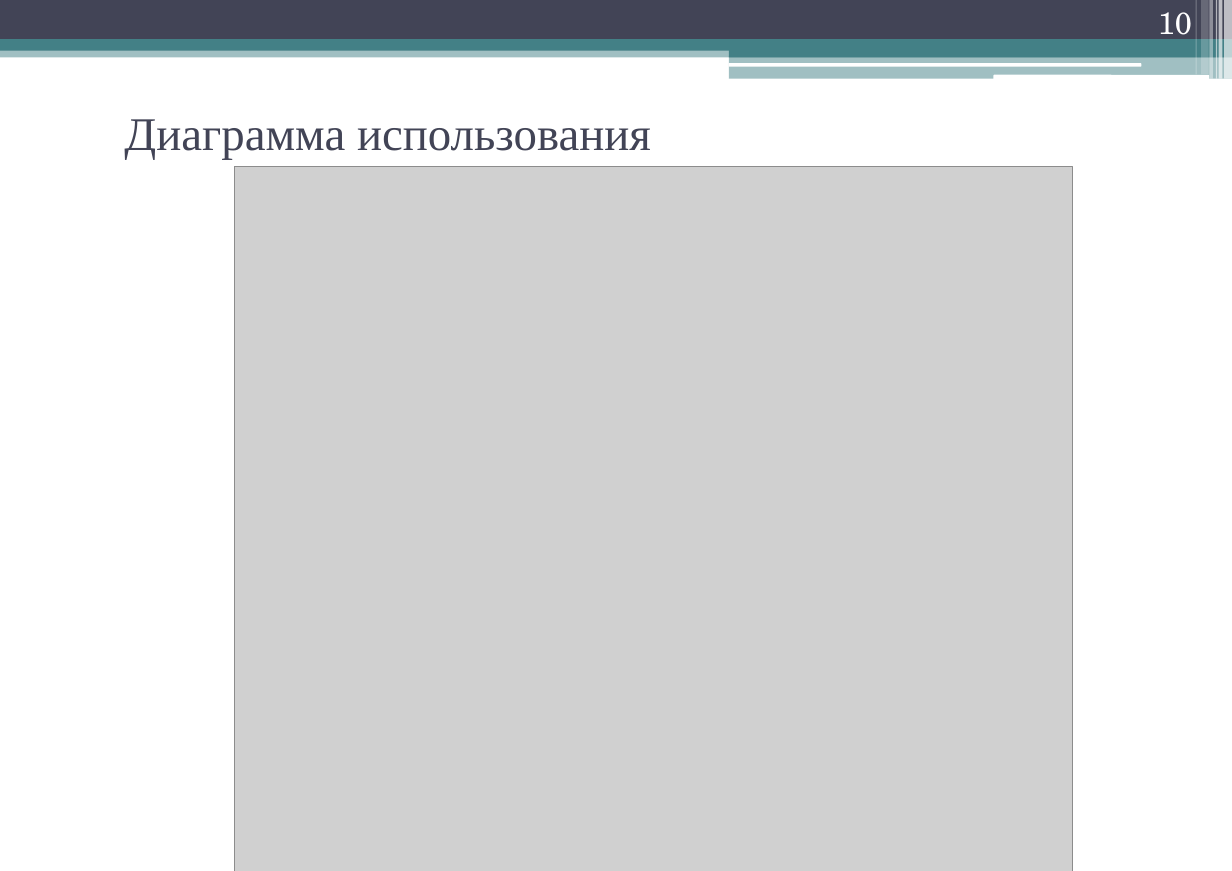
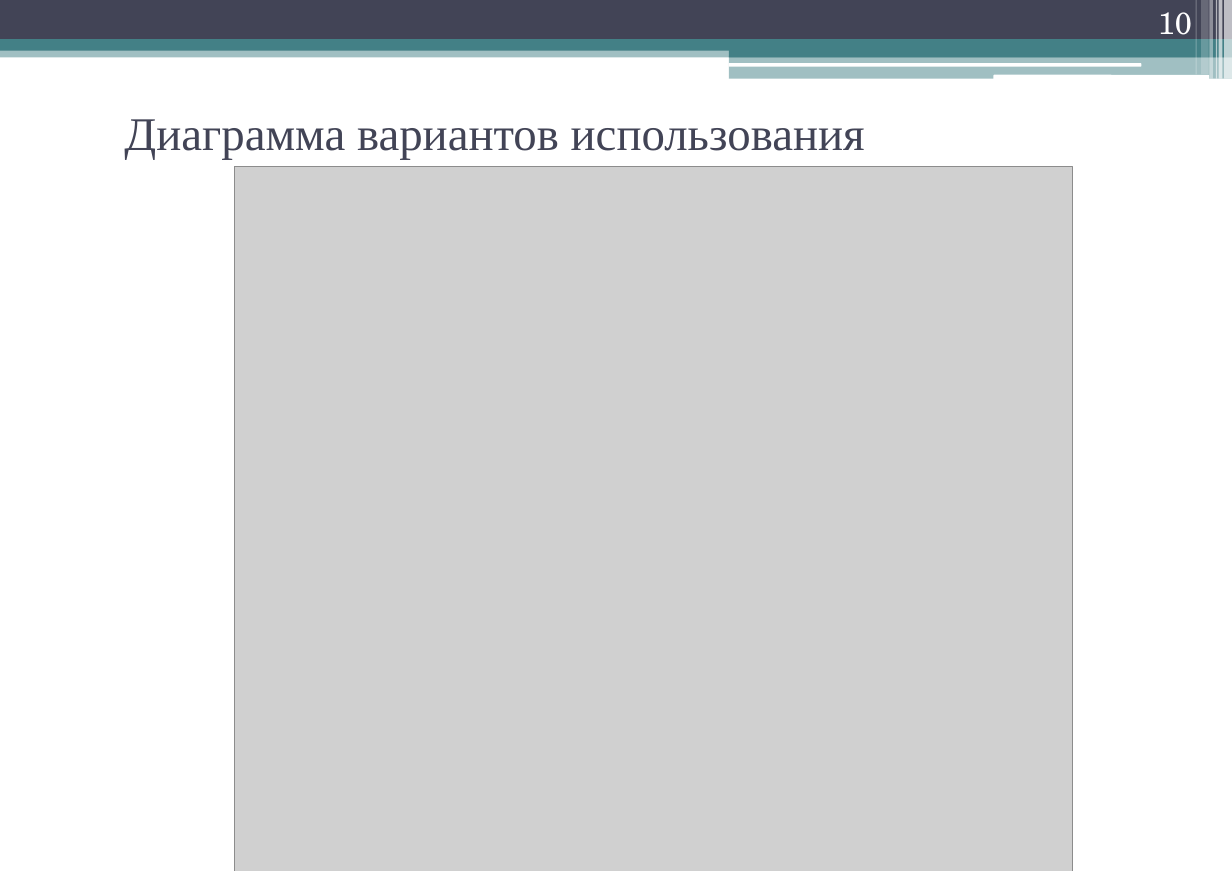
Before and after one commit to geper/DOC_decision_trees, a slide deck: slide 10 of Prezent.pptx. Drawn at 1232x871 pixels with LibreOffice and Linux fonts; fonts in the diff are those of the drawing; grey boxes stand for pictures. Boxes give left, top, right and bottom in pixels: in the first picture for what was removed or moved away, otherwise in the second. Text is boxed around its words. In the diff, an @@ line names an element or a change of style, - is before the commit and + after.

```diff
--- a/Prezent.pptx
+++ b/Prezent.pptx
@@ title at box(124, 119, 865, 160): text changed @@
-Диаграмма использования
+Диаграмма вариантов использования
```
Also in this commit, not shown: 1 other slide changed, 4 other files.
